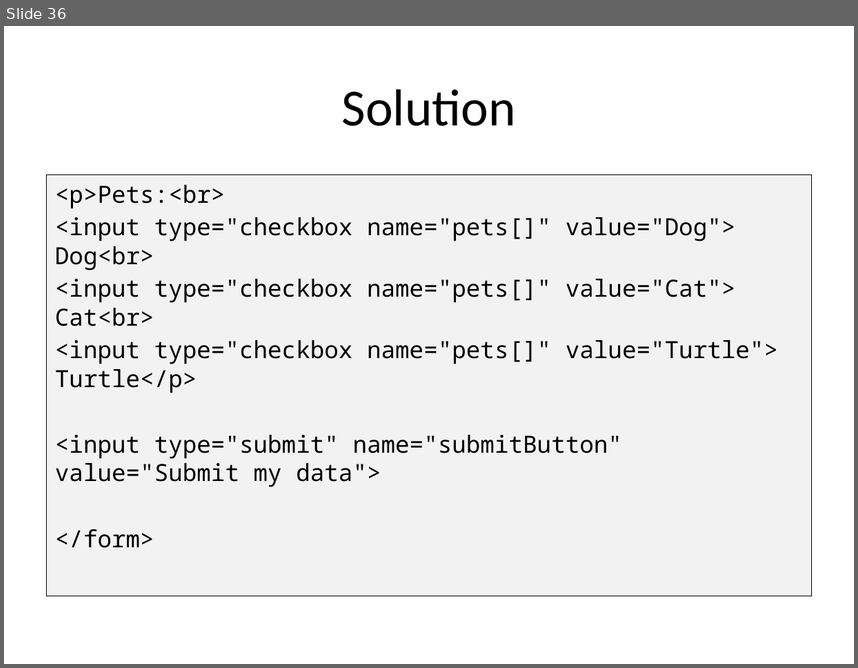
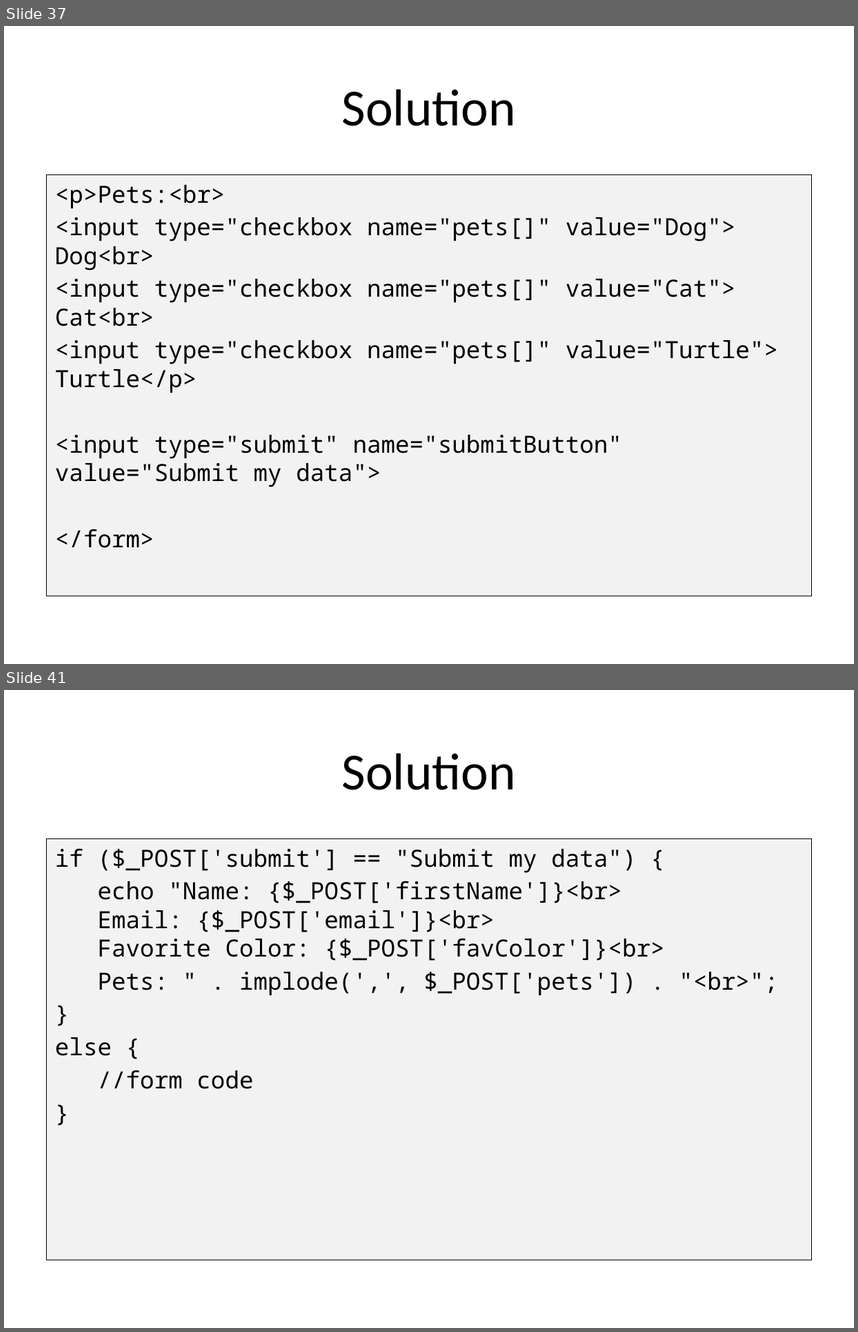
Before and after one commit to PHPEmbark/curriculum, a slide deck: course/2 - The Internet/The Internet.pptx. Shown one above the other, each under a label of ours: slide 36 before the commit, slides 37 and 41 after it; the slides between them are not shown. The pictures are 858x668 and 858x1332 pixels, drawn with LibreOffice and Linux fonts; fonts in the diff are those of the drawing. Boxes give left, top, right and bottom in pixels: in the first picture for what was removed or moved away, otherwise in the second. Text is boxed around its words. In the diff, an @@ line names an element or a change of style, - is before the commit and + after.

```diff
--- a/course/2 - The Internet/The Internet.pptx
+++ b/course/2 - The Internet/The Internet.pptx
@@ slide 41 added at bbox=[4, 690, 854, 1328], background #FFFFFF @@
@@ title added at bbox=[342, 753, 516, 790], 44 pt, text #000000 @@
+Solution
@@ text added at bbox=[47, 839, 811, 1259], fill #F2F2F2, outline #000000 0.75 pt, 20 pt, text #000000 @@
+if ($_POST['submit'] == "Submit my data") {
+echo "Name: {$_POST['firstName']}<br>
+Email: {$_POST['email']}<br>
+Favorite Color: {$_POST['favColor']}<br>
+Pets: " . implode(',', $_POST['pets']) . "<br>";
+}
+else {
+//form code
+}
@@ what was slide 36 is now slide 37 @@
```
Also in this commit, not shown: 7 slides changed, 25 other slides added, 1 slide removed.
